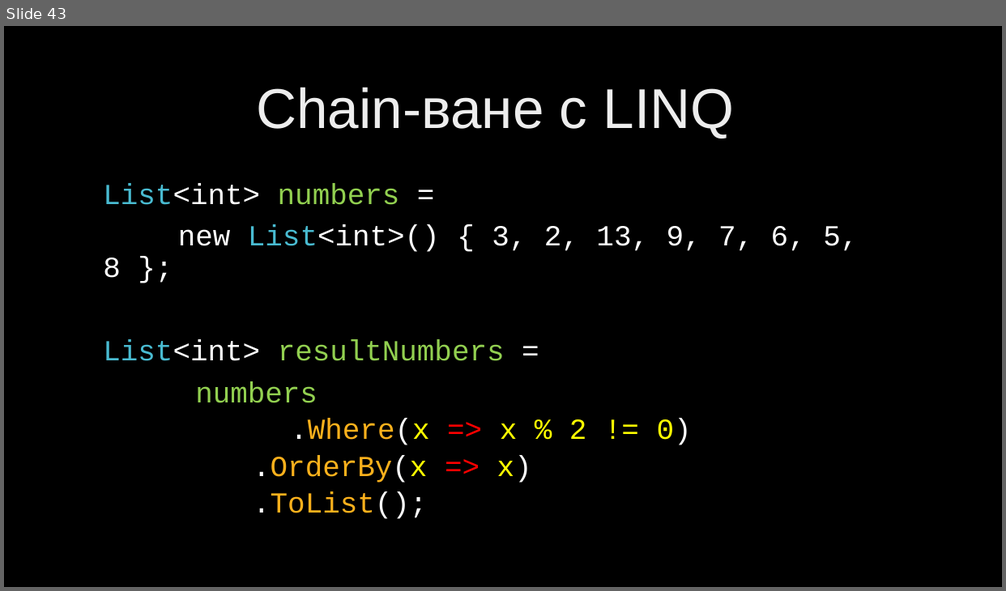
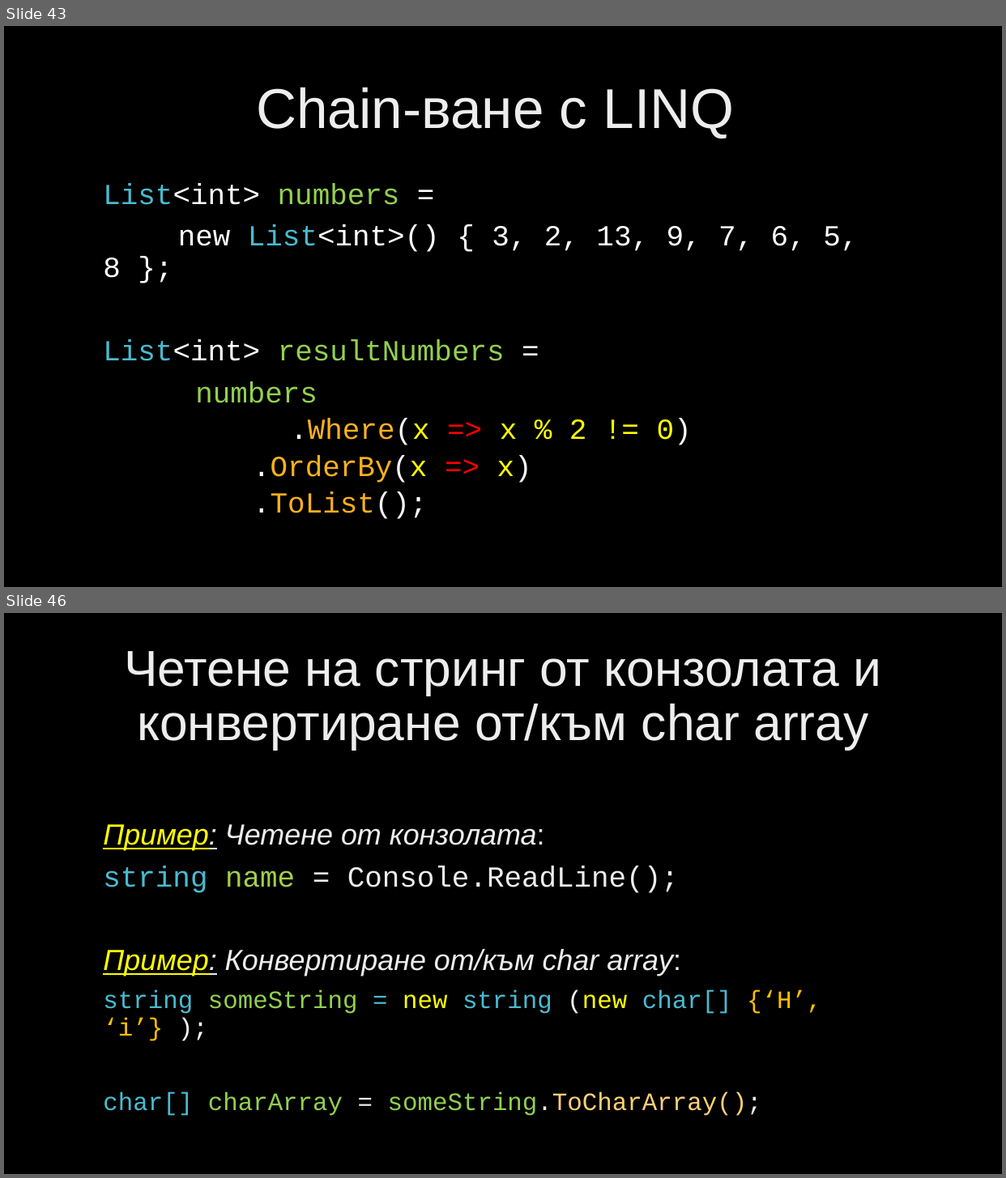
Before and after one commit to velizar92/CSharp-Programming-Presentations, a slide deck: C# Intermediate.pptx. Shown one above the other, each under a label of ours: slide 43 before the commit, slides 43 and 46 after it; the slides between them are not shown. The pictures are 1006x591 and 1006x1178 pixels, drawn with LibreOffice and Linux fonts; fonts in the diff are those of the drawing; background and template pictures are left out. Boxes give left, top, right and bottom in pixels: in the first picture for what was removed or moved away, otherwise in the second. Text is boxed around its words. In the diff, an @@ line names an element or a change of style, - is before the commit and + after.

Commit message:
Updates for Text Processing lecture

```diff
--- a/C# Intermediate.pptx
+++ b/C# Intermediate.pptx
@@ slide 46 added at (4, 613, 1002, 1174), background picture (left out) @@
@@ title added at (124, 651, 882, 750), 48.6 pt, text gradient #BFBFBF to #EDEDED to #FFFFFF @@
+Четене на стринг от конзолата и конвертиране от/към char array
@@ text added at (103, 824, 821, 1116), 28 pt, text gradient #BFBFBF to #EDEDED to #FFFFFF @@
+Пример: Четене от конзолата:
+string name = Console.ReadLine();
+Пример: Конвертиране от/към char array:
+string someString = new string (new char[] {‘H’, ‘i’} );
+char[] charArray = someString.ToCharArray();
```
Also in this commit, not shown: 8 other slides added.
